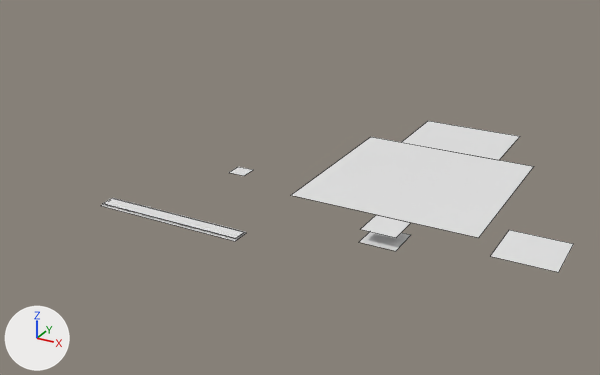
A saved change to the FBX model Assets/VRCBilliardsCE/Models/desktop_parts.fbx.
Rendered twice from a 50 mm camera at (7.67, -7.14, 3.53) aimed at (3.58, 0.29, -0.18). The axes (+X, +Y, +Z) are drawn at lower left. The lights are the same throughout. Mesh edges are drawn as thin lines. Where no turn or scale is listed for an object, it has been applied to the vertices.

In view in the first picture: 'Button E', 'Desktop Ball', 'Desktop Cursor', 'Desktop Hit', 'Desktop Hit Lwr', 'Desktop Strength Base', 'Desktop Strength Overlay'.
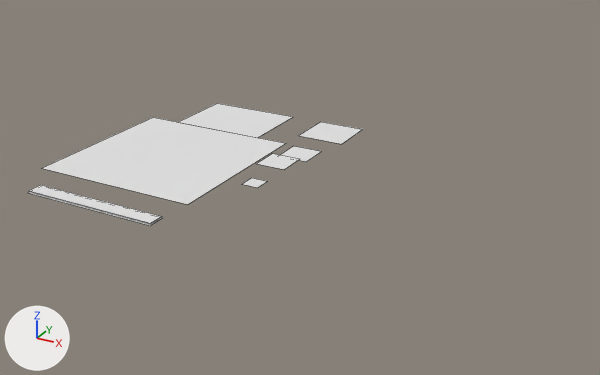
The change, as a list of edits to the scene's bpy script:
```text
Change ob_desktop_strength_base:
    ob_desktop_strength_base.location: (3.88, -1.38, 0.02) -> (3.0, -1.5, 0.02)
Change ob_desktop_hit:
    ob_desktop_hit.location: (5.0, -0.62, 0.0) -> (3.3, 0.3, 0.0)
Change ob_desktop_hit_lwr:
    ob_desktop_hit_lwr.location: (5.0, -0.62, -0.05) -> (3.3, 0.8, 0.0)
Change ob_button_e:
    ob_button_e.location: (6.0, 0.0, 0.0) -> (3.0, 1.9, 0.0)
Change ob_desktop_cursor:
    ob_desktop_cursor.location: (3.0, 0.0, 0.0) -> (3.3, -0.2, 0.0)
Change ob_desktop_ball:
    ob_desktop_ball.location: (4.8, 0.7, 0.0) -> (2.0, 0.0, 0.0)
Change ob_desktop_strength_overlay:
    ob_desktop_strength_overlay.location: (3.88, -1.38, 0.03) -> (3.0, -1.5, 0.03)
```

Location of each change, [x1, y1, x2, y2] in pixels of the pictures (600 x 375 px):
'Desktop Ball', moved
    before: [292, 121, 534, 238]
    after: [42, 103, 292, 204]
'Button E', moved
    before: [491, 230, 574, 272]
    after: [298, 122, 363, 144]
'Desktop Strength Overlay', moved
    before: [103, 198, 245, 238]
    after: [29, 185, 162, 223]
'Desktop Hit', moved
    before: [361, 215, 410, 238]
    after: [256, 153, 299, 170]
'Desktop Hit Lwr', moved
    before: [359, 232, 411, 251]
    after: [280, 146, 321, 162]
'Desktop Strength Base', moved
    before: [101, 204, 246, 241]
    after: [28, 191, 162, 226]
'Desktop Cursor', moved
    before: [229, 167, 253, 176]
    after: [243, 178, 267, 188]
